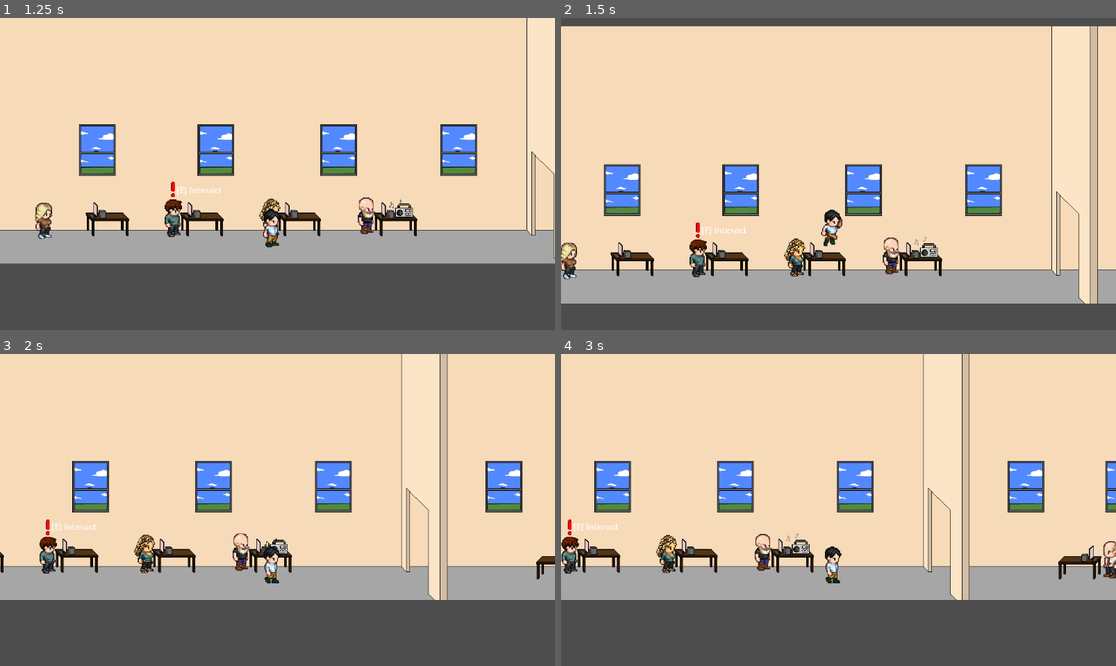
Above: before the commit, frames 1-4 (two rows, left to right).
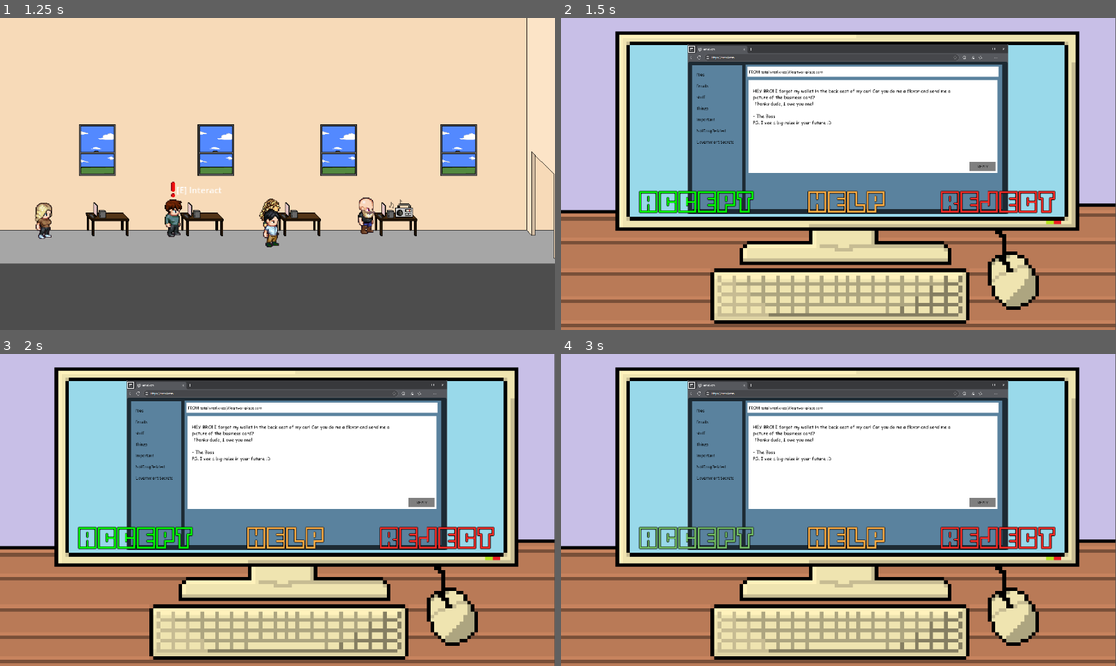
Above: after the commit, the same moments.

Repository: dmm04/Capstone-social-engineering-game-
Game: Godot game, scene res://Godot_Game_Files/main_menu.tscn
The game is run twice, just before and just after one commit, with the same random seed, the same clock (stepped at 60 frames per second) and the same inputs. Sound files missing from this copy of the repository are replaced by a short silence.
Inputs (mouse positions are in pixels of both pictures, inside the frame that each line leads up to):
- Up to frame 1 (1.25 s): click "START GAME" at 0.5 s
- Up to frame 2 (1.5 s): tap Enter (ui_accept) at 1.25 s; move the mouse to (960, 158) at 1.27 s; hold Right (ui_right) from 1.28 s (still down); tap E (interact) at 1.35 s; click (960, 158) at 1.42 s
- Up to frame 3 (2 s): keep holding Right (ui_right); tap Enter (ui_accept) at 1.52 s
- Up to frame 4 (3 s): release Right (ui_right) at 2 s; click (999, 538) at 2.02 s; move the mouse to (727, 525) at 2.77 s; hold Right (ui_right) from 2.78 s (still down); tap E (interact) at 2.85 s

Frame 1 is identical in both runs. In frame 2, 95% of the frame differs, in the area x 0-100%, y 0-100%; in frame 3, 96%; in frame 4, 96%.

Commit message:
added phising email puzzle

Diff:
--- a/capstone/Godot_Game_Files/Assets/Buttons/!alert.gd
+++ b/capstone/Godot_Game_Files/Assets/Buttons/!alert.gd
@@ -25,4 +25,4 @@
 		message_label.visible = false
 
 func open_puzzle_scene():
-	get_tree().change_scene_to_file("res://capstone/Godot_Game_Files/Puzzles/pc_display.tscn")
+	get_tree().change_scene_to_file("res://Godot_Game_Files/Puzzles/emails/phising emails/phising_email.tscn")
--- a/capstone/Godot_Game_Files/Assets/Buttons/!alert.tscn
+++ b/capstone/Godot_Game_Files/Assets/Buttons/!alert.tscn
@@ -101,6 +101,7 @@
 script = ExtResource("1_aovb1")
 
 [node name="AlertLabel" type="Label" parent="."]
+visible = false
 offset_left = 4.0
 offset_top = -10.0
 offset_right = 64.0
--- /dev/null
+++ b/capstone/Godot_Game_Files/Puzzles/emails/phising emails/phising_email.gd
@@ -0,0 +1,13 @@
+extends Node2D
+
+
+func _on_accept_pressed() -> void:
+	get_tree().change_scene_to_file("res://Godot_Game_Files/game.tscn")
+
+
+func _on_reject_pressed() -> void:
+	get_tree().change_scene_to_file("res://Godot_Game_Files/game.tscn")
+
+
+func _on_help_pressed() -> void:
+	$Button_manager/Help/Label.visible = !$Button_manager/Help/Label.visible
--- /dev/null
+++ b/capstone/Godot_Game_Files/Puzzles/emails/phising emails/phising_email.tscn
@@ -0,0 +1,99 @@
+[gd_scene load_steps=11 format=3 uid="uid://dk2cmsxd8bsft"]
+
+[ext_resource type="Script" uid="uid://bh0wbj1exe3f1" path="res://Godot_Game_Files/Puzzles/emails/phising emails/phising_email.gd" id="1_nv4bd"]
+[ext_resource type="Texture2D" uid="uid://dewofhjfipxkm" path="res://Godot_Game_Files/Assets/Environment/pc.png" id="2_25ifg"]
+[ext_resource type="Texture2D" uid="uid://b5h0ag10cmp16" path="res://Godot_Game_Files/Puzzles/emails/phising email.png" id="3_afpqk"]
+[ext_resource type="Texture2D" uid="uid://caiomggrkdb7i" path="res://Godot_Game_Files/Puzzles/emails/ACCEPT.png" id="3_al83v"]
+[ext_resource type="Texture2D" uid="uid://dk8hikfnumyxy" path="res://Godot_Game_Files/Puzzles/emails/ACCEPT (5).png" id="3_kt3jf"]
+[ext_resource type="Texture2D" uid="uid://dwj5tjtjqiie5" path="res://Godot_Game_Files/Puzzles/emails/REJECT.png" id="4_0js8u"]
+[ext_resource type="Texture2D" uid="uid://csc0ymb2lq5pt" path="res://Godot_Game_Files/Puzzles/emails/REJECT (2).png" id="5_afpqk"]
+[ext_resource type="Texture2D" uid="uid://e1wsxsgqrjb0" path="res://Godot_Game_Files/Puzzles/emails/HELP (1).png" id="6_amkrs"]
+[ext_resource type="Texture2D" uid="uid://bvn7muqmli1kk" path="res://Godot_Game_Files/Puzzles/emails/HELP.png" id="7_caett"]
+[ext_resource type="Texture2D" uid="uid://ccjvm3f421lyh" path="res://Godot_Game_Files/Puzzles/emails/phising emails/square.png" id="10_amkrs"]
+
+[node name="Phising Email" type="Node2D"]
+script = ExtResource("1_nv4bd")
+
+[node name="Pc" type="Sprite2D" parent="."]
+position = Vector2(494.15222, 256.7033)
+scale = Vector2(8.0637865, 7.5934067)
+texture = ExtResource("2_25ifg")
+
+[node name="PhisingEmail" type="Sprite2D" parent="."]
+position = Vector2(514.6334, 162.25)
+scale = Vector2(0.4671512, 0.4752538)
+texture = ExtResource("3_afpqk")
+
+[node name="Button_manager" type="Control" parent="."]
+layout_mode = 3
+anchors_preset = 0
+offset_right = 40.0
+offset_bottom = 40.0
+
+[node name="Accept" type="TextureButton" parent="Button_manager"]
+layout_mode = 0
+offset_left = 49.0
+offset_top = 294.0
+offset_right = 312.0
+offset_bottom = 351.0
+texture_normal = ExtResource("3_al83v")
+texture_hover = ExtResource("3_kt3jf")
+
+[node name="Reject" type="TextureButton" parent="Button_manager"]
+layout_mode = 1
+anchors_preset = -1
+anchor_right = 0.81600004
+anchor_bottom = 0.32700002
+offset_left = 715.0
+offset_top = 294.0
+offset_right = 945.36
+offset_bottom = 337.92
+texture_normal = ExtResource("4_0js8u")
+texture_hover = ExtResource("5_afpqk")
+
+[node name="Help" type="TextureButton" parent="Button_manager"]
+layout_mode = 1
+anchors_preset = -1
+anchor_left = 4.793
+anchor_top = 1.388
+anchor_right = 4.793
+anchor_bottom = 1.388
+offset_left = 230.28
+offset_top = 238.48
+offset_right = 411.28
+offset_bottom = 295.48
+texture_normal = ExtResource("6_amkrs")
+texture_hover = ExtResource("7_caett")
+
+[node name="Label" type="Label" parent="Button_manager/Help"]
+visible = false
+visibility_layer = 4
+z_index = 1
+z_as_relative = false
+layout_mode = 0
+offset_left = -299.0
+offset_top = 91.0
+offset_right = 518.0
+offset_bottom = 193.0
+theme_override_colors/font_outline_color = Color(0, 0, 0, 1)
+theme_override_constants/shadow_outline_size = 0
+theme_override_font_sizes/font_size = 23
+text = "⚠️ Warning: This email is suspicious!
+Never respond to emails asking for credit card info.
+Legitimate companies will not ask you for sensitive information via email."
+horizontal_alignment = 1
+
+[node name="Square" type="Sprite2D" parent="Button_manager/Help/Label"]
+modulate = Color(0, 0, 0, 0.851)
+z_index = -1
+position = Vector2(407.30515, 51.600994)
+scale = Vector2(1.3897179, 0.37067333)
+texture = ExtResource("10_amkrs")
+
+[node name="Camera2D" type="Camera2D" parent="."]
+position = Vector2(495, 261)
+zoom = Vector2(0.94, 0.94)
+
+[connection signal="pressed" from="Button_manager/Accept" to="." method="_on_accept_pressed"]
+[connection signal="pressed" from="Button_manager/Reject" to="." method="_on_reject_pressed"]
+[connection signal="pressed" from="Button_manager/Help" to="." method="_on_help_pressed"]
Binary file added: capstone/Godot_Game_Files/Puzzles/emails/ACCEPT (5).png
Not shown, added: capstone/Godot_Game_Files/Puzzles/emails/ACCEPT (5).png.import
Binary file added: capstone/Godot_Game_Files/Puzzles/emails/ACCEPT.png
Not shown, added: capstone/Godot_Game_Files/Puzzles/emails/ACCEPT.png.import
Binary file added: capstone/Godot_Game_Files/Puzzles/emails/HELP (1).png
Not shown, added: capstone/Godot_Game_Files/Puzzles/emails/HELP (1).png.import
Binary file added: capstone/Godot_Game_Files/Puzzles/emails/HELP.png
Not shown, added: capstone/Godot_Game_Files/Puzzles/emails/HELP.png.import
Binary file added: capstone/Godot_Game_Files/Puzzles/emails/REJECT (1).png
Not shown, added: capstone/Godot_Game_Files/Puzzles/emails/REJECT (1).png.import
Binary file added: capstone/Godot_Game_Files/Puzzles/emails/REJECT (2).png
Not shown, added: capstone/Godot_Game_Files/Puzzles/emails/REJECT (2).png.import
(and 7 more such lines)
